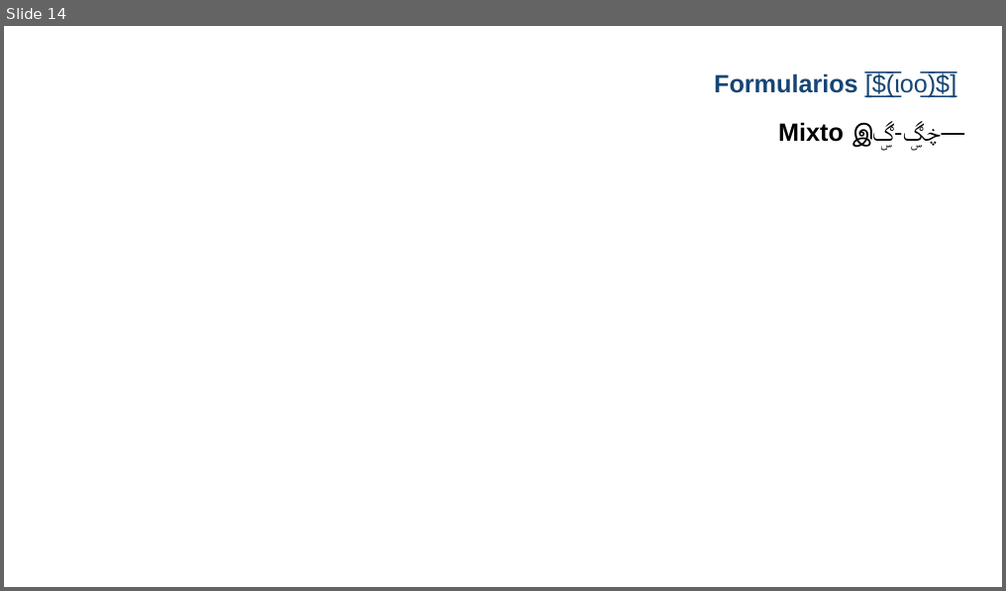
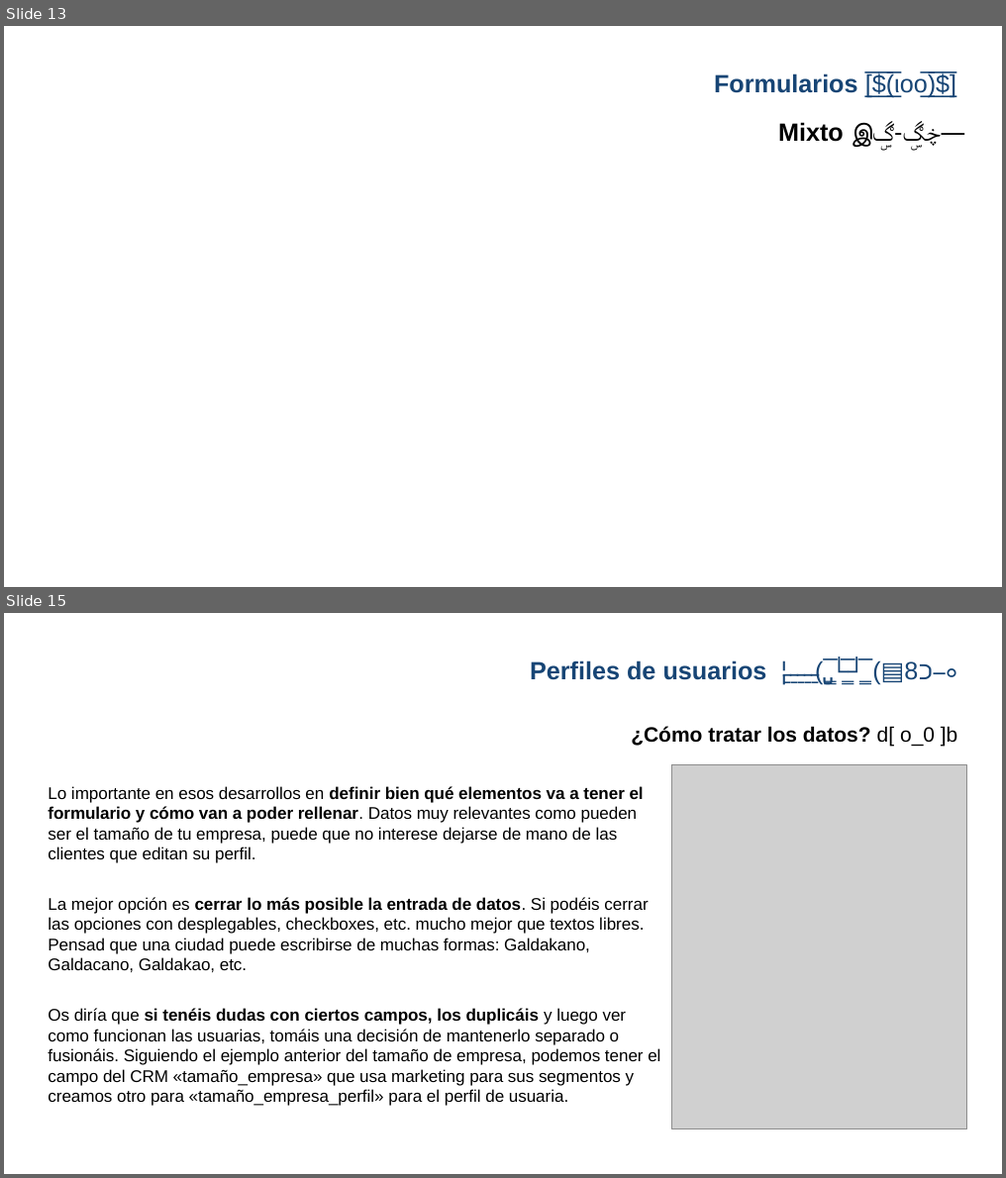
Before and after one commit to gwannon/WordCampBilbao2025, a slide deck: WCBIO25_Jorge-Monclus.pptx. Shown one above the other, each under a label of ours: slide 14 before the commit, slides 13 and 15 after it; the slides between them are not shown. The pictures are 1006x591 and 1006x1178 pixels, drawn with LibreOffice and Linux fonts; fonts in the diff are those of the drawing; grey boxes stand for pictures; background and template pictures are left out. Boxes give left, top, right and bottom in pixels: in the first picture for what was removed or moved away, otherwise in the second. Text is boxed around its words. In the diff, an @@ line names an element or a change of style, - is before the commit and + after.

Commit message:
Más contenido para el ppt

```diff
--- a/WCBIO25_Jorge-Monclus.pptx
+++ b/WCBIO25_Jorge-Monclus.pptx
@@ slide 15 added at (x1=4, y1=613, x2=1002, y2=1174), background picture (left out) @@
@@ title added at (x1=530, y1=661, x2=767, y2=680), 18 pt, text #174575 @@
+Perfiles de usuarios ¦̵̱ ̵̱ ̵̱ ̵̱ ̵̱(̢ ̡͇̅└͇̅┘͇̅ (▤8כ−◦
@@ text added at (x1=631, y1=726, x2=957, y2=746), 15 pt, text #000000, bold @@
+¿Cómo tratar los datos? d[ o_0 ]b
@@ text added at (x1=48, y1=786, x2=660, y2=1106), 12.2 pt, text #000000 @@
+Lo importante en esos desarrollos en definir bien qué elementos va a tener el formulario y cómo van a poder rellenar. Datos muy relevantes como pueden ser el tamaño de tu empresa, puede que no interese dejarse de mano de las clientes que editan su perfil.
+La mejor opción es cerrar lo más posible la entrada de datos. Si podéis cerrar las opciones con desplegables, checkboxes, etc. mucho mejor que textos libres. Pensad que una ciudad puede escribirse de muchas formas: Galdakano, Galdacano, Galdakao, etc.
+Os diría que si tenéis dudas con ciertos campos, los duplicáis y luego ver como funcionan las usuarias, tomáis una decisión de mantenerlo separado o fusionáis. Siguiendo el ejemplo anterior del tamaño de empresa, podemos tener el campo del CRM «tamaño_empresa» que usa marketing para sus segmentos y creamos otro para «tamaño_empresa_perfil» para el perfil de usuaria.
@@ picture added at (x1=671, y1=764, x2=966, y2=1129) @@
@@ what was slide 14 is now slide 13 @@
```
Also in this commit, not shown: 5 slides changed, 1 other slide added, 1 slide removed, 3 other files.
